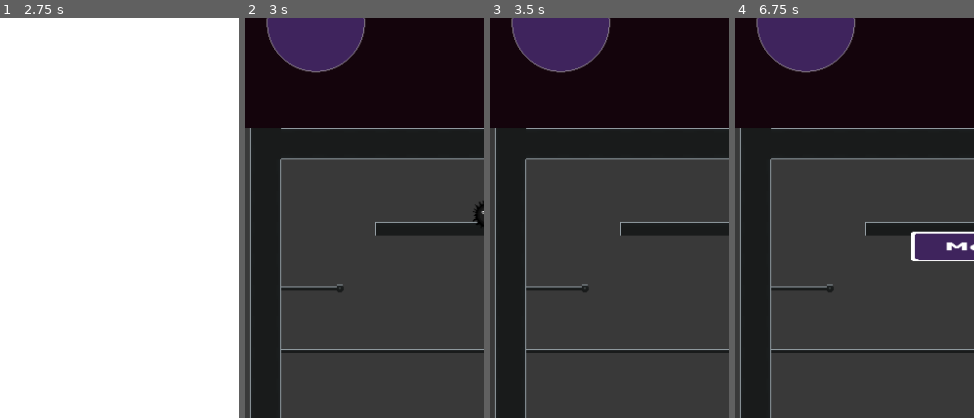
Above: before the commit, frames 1-4 (left to right).
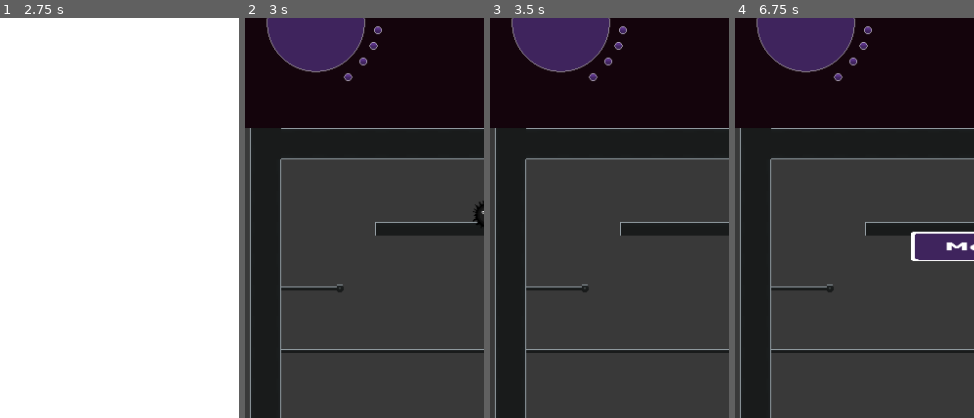
Above: after the commit, the same moments.

Repository: Arctia/42-GameJam
Game: Godot game, scene res://src/UI/title_screen.tscn
Same seed, same stepped clock (60 frames per second), same inputs: the game is played once before the commit and once after it.
Inputs (mouse positions are % of the whole screen's width and height, from its top left):
- Up to frame 1 (2.75 s): click "START GAME" at 0.5 s; click "skip" at 1.25 s; click "skip" at 2 s
- Up to frame 2 (3 s): tap Enter at 2.75 s; hold Right (move_right) from 2.78 s (still down); hold Down (duck) from 2.78 s (still down)
- Up to frame 3 (3.5 s): keep holding Right (move_right); keep holding Down (duck); tap Space (jump) at 3.02 s
- Up to frame 4 (6.75 s): release Right (move_right) at 3.5 s; release Down (duck) at 3.5 s; click (50, 90) at 3.5 s; click (50, 90) at 4.25 s; click (50, 90) at 5 s; click (50, 90) at 5.75 s; click (89, 7) at 6.5 s
The pictures show only the part of the screen within x 0-50%, y 8-58%; the shares and areas given below are measured in that part.

Frame 1 is identical in both runs. In frame 2, 0.2% of the frame differs, in the area x 41-58%, y 2-16%; in frame 3, 0.2%; in frame 4, 0.2%.
Error before the commit: Parse Error: Function "get_act_life()" not found in base self. (res://HUD/hud.gd:36)

Commit message:
merge things

Diff:
--- a/HUD/hud.gd
+++ b/HUD/hud.gd
@@ -29,8 +29,3 @@
 
 func get_ashes(amount:int):
 	$LIFE/LifeAct.value = amount
-
-# Called every frame. 'delta' is the elapsed time since the previous frame.
-func _process(_delta):
-	get_lives(5)
-	get_act_life(40)
